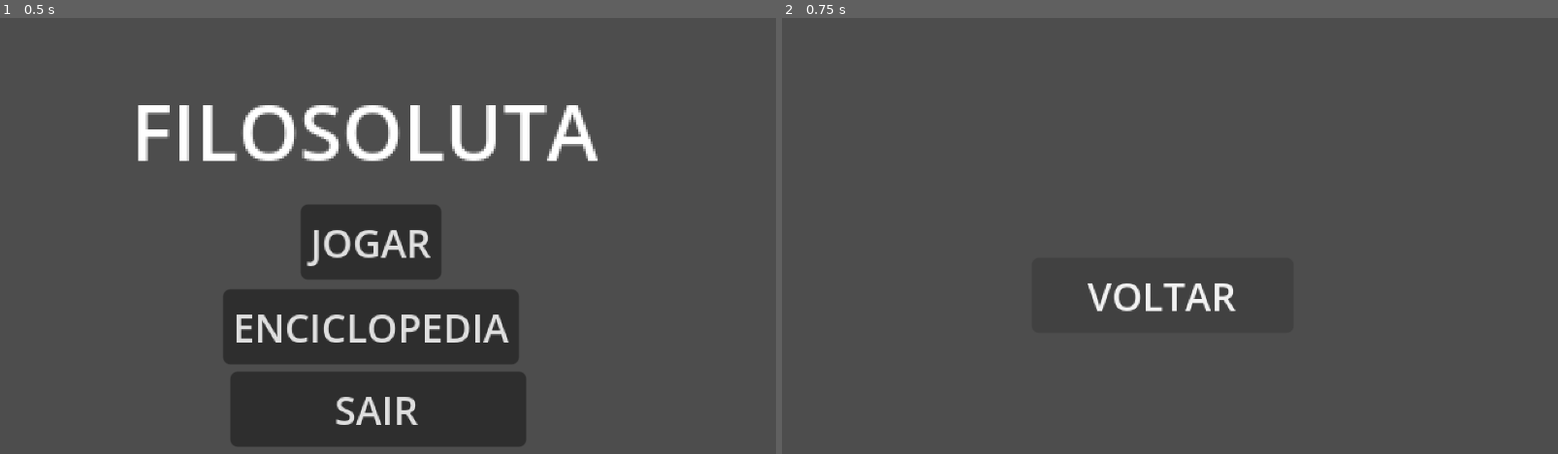
Above: before the commit, frames 1-2 (left to right).
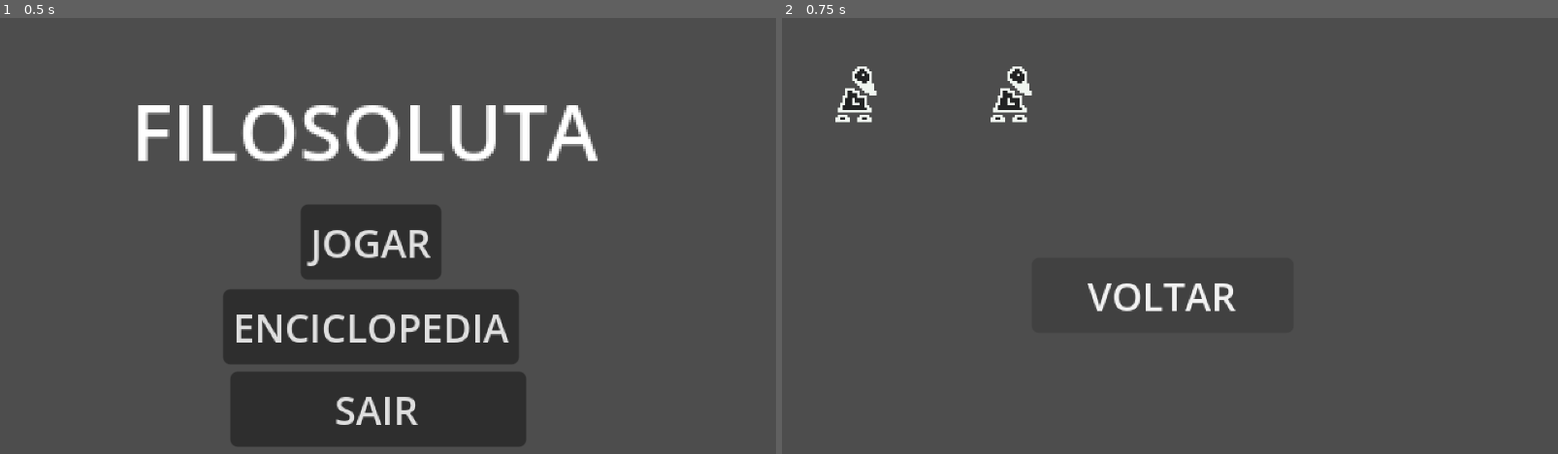
Above: after the commit, the same moments.

Repository: ArthurNaue/Filosoluta
Game: Godot game, scene res://main_scenes/main_menu/main_menu.tscn
Two runs of this game, one before a commit and one after it. Both use one fixed random seed, a clock stepped at 60 frames per second and the inputs below. The engine's default icon, where the game draws it, is replaced by a stand-in: a white triangle on a blue panel in a dark square.
Inputs:
- Up to frame 1 (0.5 s): no input
- Up to frame 2 (0.75 s): click "ENCICLOPEDIA" at 0.5 s

Frame 1 is identical in both runs. In frame 2, 0.8% of the frame differs, in the area x 6-33%, y 11-24%.

Commit message:
enciclopedia funcionando

Diff:
--- a/main_scenes/enciclopedia/enciclopedia.gd
+++ b/main_scenes/enciclopedia/enciclopedia.gd
@@ -1,11 +1,14 @@
 extends Node2D
 
 func _ready():
+	var position = Vector2(32, 32)
+
 	for philosofer in GameController.philosophers:
 		var philosoferImage = Sprite2D.new()
 		philosoferImage.texture = philosofer.sprite
-		philosoferImage.global_position = Vector2(300, 300)
+		philosoferImage.global_position = position
 		add_child(philosoferImage)
+		position.x += 64
 
 func _on_voltar_button_pressed():
 	get_tree().change_scene_to_file("res://main_scenes/main_menu/main_menu.tscn")
--- a/main_scenes/main_menu.gd
+++ b/main_scenes/main_menu.gd
@@ -1,7 +1,10 @@
 extends Node2D
 
-func _on_play_button_pressed():
+func _on_play_button_pressed() -> void:
 	get_tree().change_scene_to_file("res://main_scenes/main.tscn")
 
-func _on_enciclopedia_button_pressed():
+func _on_enciclopedia_button_pressed() -> void:
 	get_tree().change_scene_to_file("res://main_scenes/enciclopedia/enciclopedia.tscn")
+
+func _on_exit_button_pressed() -> void:
+	get_tree().quit()
--- a/main_scenes/main_menu/main_menu.tscn
+++ b/main_scenes/main_menu/main_menu.tscn
@@ -1,6 +1,6 @@
 [gd_scene format=3 uid="uid://cgv15l2tllup6"]
 
-[ext_resource type="Script" uid="uid://i3lsb3q74kjv" path="res://main_scenes/main_menu/main_menu.gd" id="1_gvura"]
+[ext_resource type="Script" uid="uid://i3lsb3q74kjv" path="res://main_scenes/main_menu.gd" id="1_gvura"]
 
 [node name="MainMenu" type="Node2D" unique_id=527019577]
 script = ExtResource("1_gvura")
--- a/project.godot
+++ b/project.godot
@@ -12,7 +12,7 @@
 
 config/name="Filosoluta"
 run/main_scene="uid://cgv15l2tllup6"
-config/features=PackedStringArray("4.6", "Forward Plus")
+config/features=PackedStringArray("4.7", "Forward Plus")
 config/icon="uid://d3rhf7mmhinjb"
 
 [autoload]
Not shown, changed: export_presets.cfg
